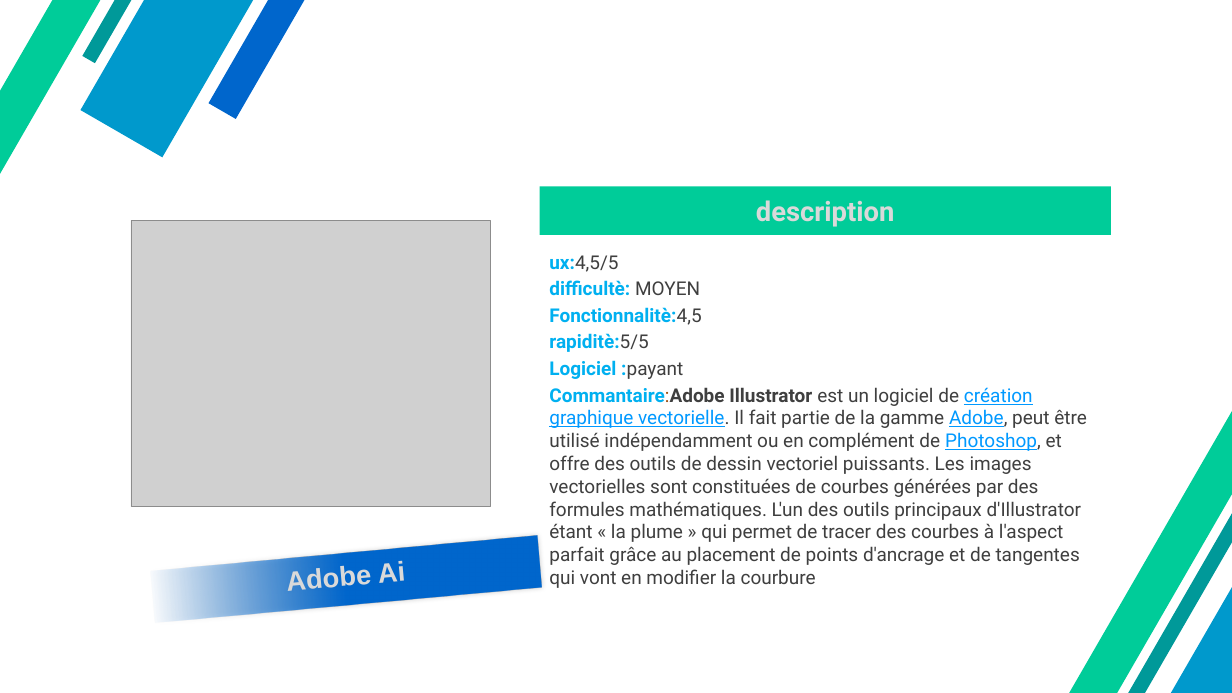
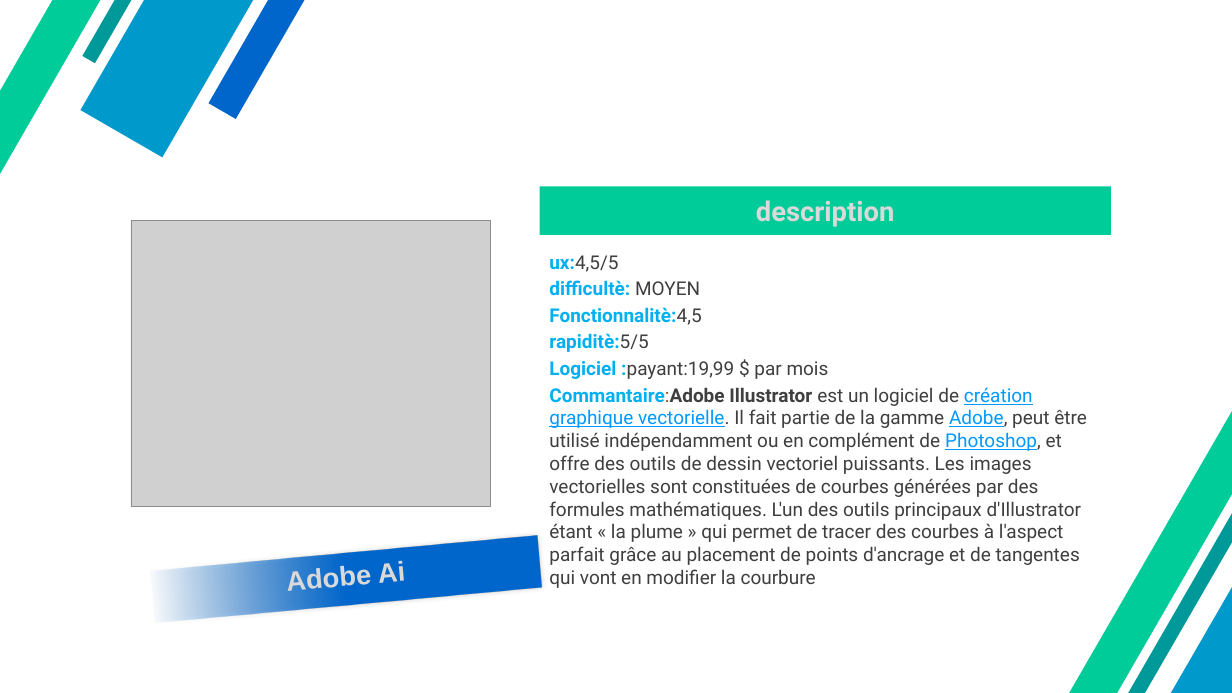
Before and after one commit to ABelcaid/wireframing, a slide deck: slide 12 of le travail de groupe/PROJETRESTO.pptx. Drawn at 1232x693 pixels with LibreOffice and Linux fonts; fonts in the diff are those of the drawing; grey boxes stand for pictures; background and template pictures are left out. Boxes give left, top, right and bottom in pixels: in the first picture for what was removed or moved away, otherwise in the second. Text is boxed around its words. In the diff, an @@ line names an element or a change of style, - is before the commit and + after.

```diff
--- a/le travail de groupe/PROJETRESTO.pptx
+++ b/le travail de groupe/PROJETRESTO.pptx
@@ text at [549, 360, 829, 379]: text changed; text colour #00B0F0 to #3F3F3F; bold off @@
-Logiciel :payant
+Logiciel :payant:19,99 $ par mois
```
Also in this commit, not shown: 3 other slides changed, 4 other files.
